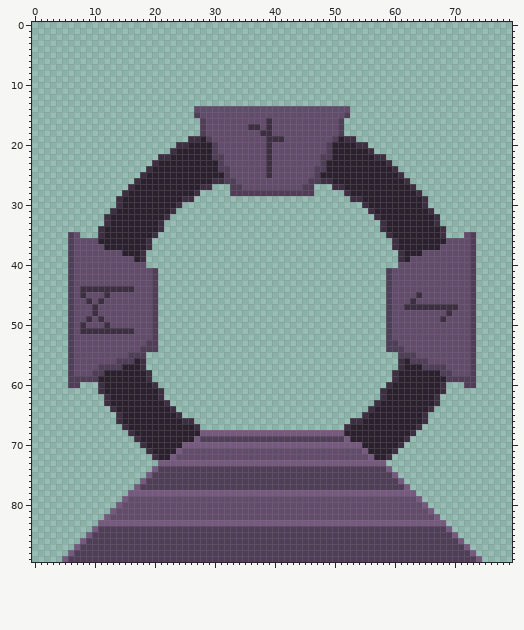
Pixel-art file -- incremental-game/assets/floor_2/portal.aseprite. The picture above was drawn from the file before the commit.
80x90 pixels, 1 frame.
The result:
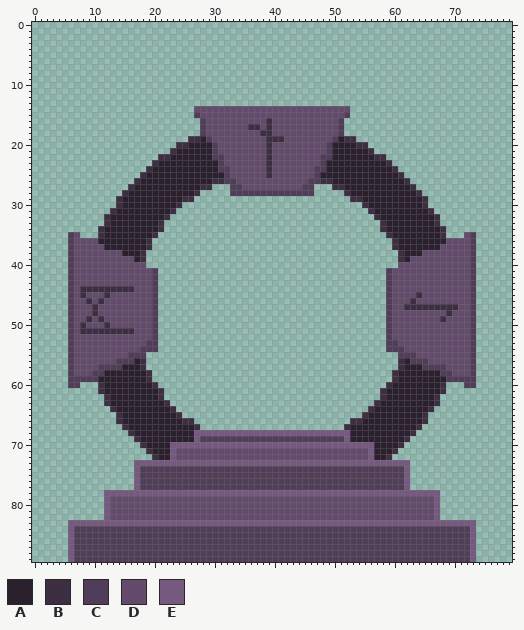
Palette (. is transparent): A #2a202e  B #3d2e42  C #503d57  D #624b6b  E #75597f
From old to new:
Changed rows in their new state; - is an unchanged pixel.
Layer "stairs":
first column x 5:
68 ----------------------E------------------------E----------------------
70 ------------------EE------------------------------EE------------------
71 ------------------ED------------------------------DE------------------
73 ------------EEEE--------------------------------------EEEE------------
74 ------------ECCC--------------------------------------CCCE------------
75 ------------ECC----------------------------------------CCE------------
76 ------------EC------------------------------------------CE------------
78 -------EEEE------------------------------------------------EEEE-------
79 -------EDDD------------------------------------------------DDDE-------
80 -------EDD--------------------------------------------------DDE-------
81 -------ED----------------------------------------------------DE-------
83 -EEEEE----------------------------------------------------------EEEEE-
84 -ECCCC----------------------------------------------------------CCCCE-
85 -ECCC------------------------------------------------------------CCCE-
86 -ECC--------------------------------------------------------------CCE-
87 -EC----------------------------------------------------------------CE-
89 .E------------------------------------------------------------------E.
Where, in picture pixels (left, top, right, bottom), the same in both pictures:
changed: (62, 430, 200, 562)
changed: (344, 430, 482, 562)
